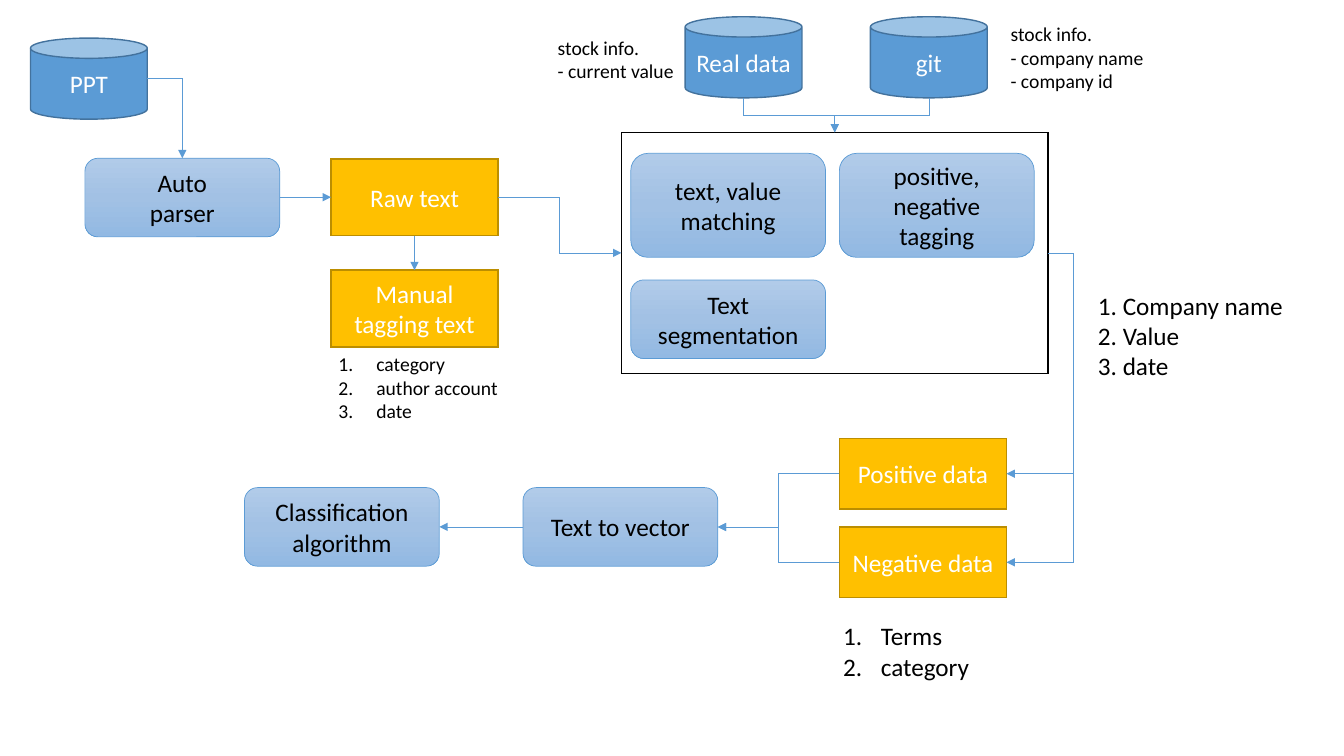
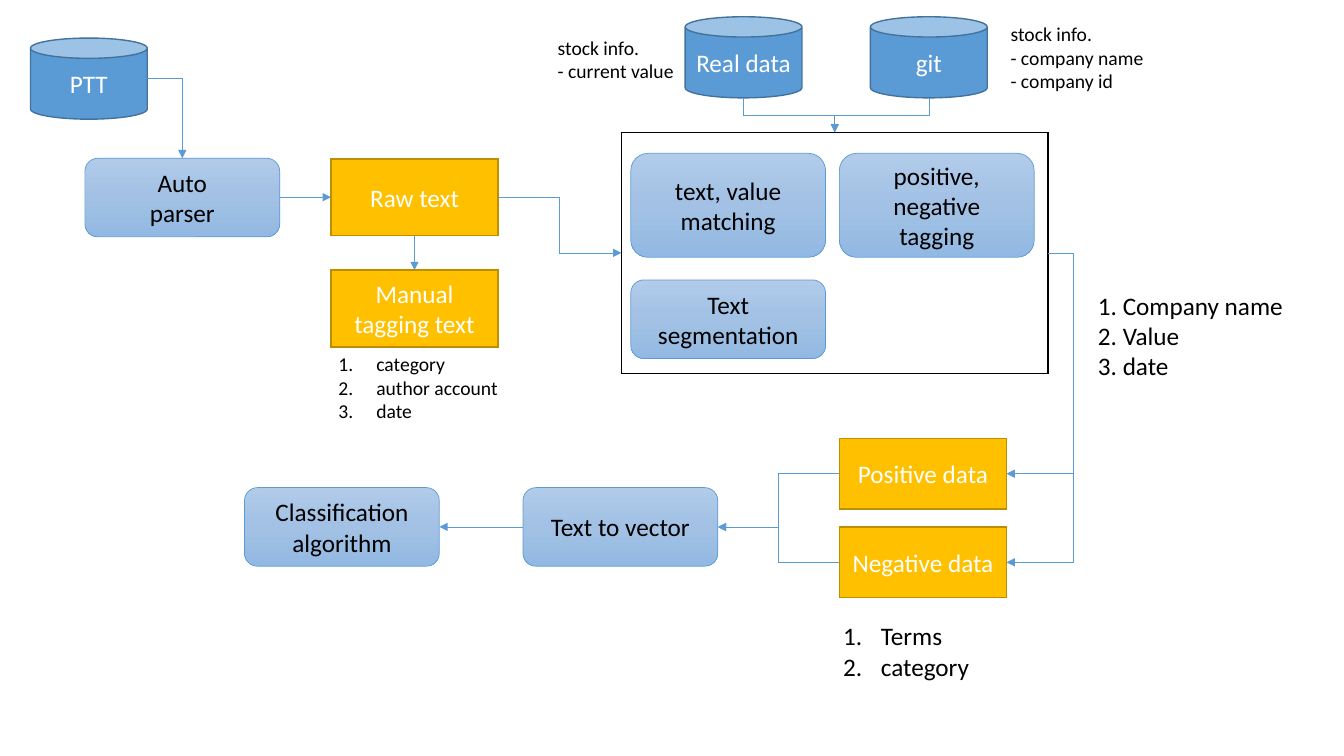
Before and after one commit to deternan/PTT_Stock, a slide deck: slide 2 of flowchart 20180521.pptx. Drawn at 1344x756 pixels with LibreOffice and Linux fonts; fonts in the diff are those of the drawing. Boxes give left, top, right and bottom in pixels: in the first picture for what was removed or moved away, otherwise in the second. Text is boxed around its words. In the diff, an @@ line names an element or a change of style, - is before the commit and + after.

```diff
--- a/flowchart 20180521.pptx
+++ b/flowchart 20180521.pptx
@@ text in cylinder at box(70, 77, 108, 93): text changed @@
-PPT
+PTT
```
Also in this commit, not shown: 1 other slide changed, 1 other file.
